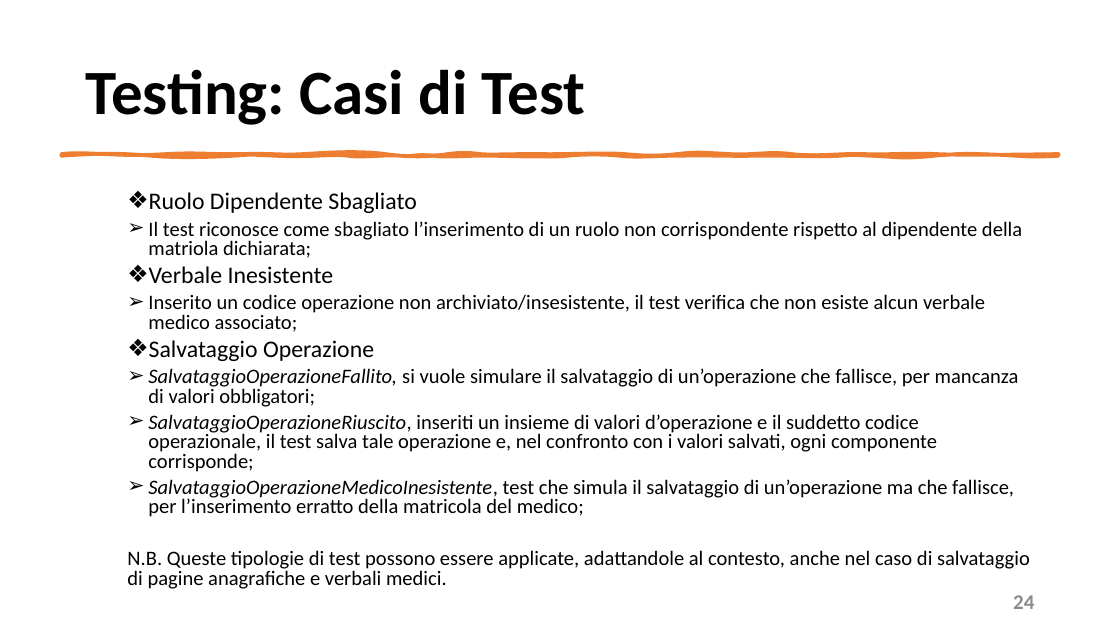
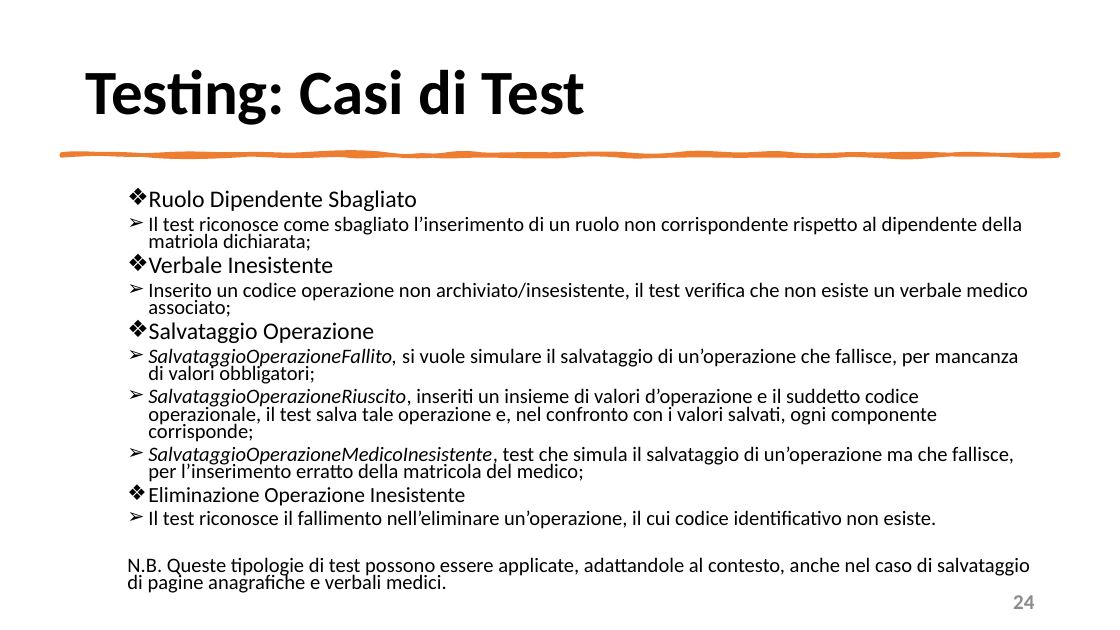
Before and after one commit to mangilimatteo/Progetto_Ingegneria_Software_Cattaneo_Mangili_Saini, a slide deck: slide 24 of Presentazione/Presentazione_Progetto.pptx. Drawn at 1120x630 pixels with LibreOffice and Linux fonts; fonts in the diff are those of the drawing. Boxes give left, top, right and bottom in pixels: in the first picture for what was removed or moved away, otherwise in the second. Text is boxed around its words. In the diff, an @@ line names an element or a change of style, - is before the commit and + after.

```diff
--- a/Presentazione/Presentazione_Progetto.pptx
+++ b/Presentazione/Presentazione_Progetto.pptx
@@ text at bbox=[127, 190, 1030, 593]: line spacing 0.8 to 0.7 @@
@@ text at bbox=[148, 282, 1027, 317]: text changed @@
-  ➢ Inserito un codice operazione non archiviato/insesistente, il test verifica che non esiste alcun verbale medico associato;
+  ➢ Inserito un codice operazione non archiviato/insesistente, il test verifica che non esiste un verbale medico associato;
@@ text at bbox=[148, 487, 937, 529]: paragraphs added @@
+  ❖ Eliminazione Operazione Inesistente
+  ➢ Il test riconosce il fallimento nell’eliminare un’operazione, il cui codice identificativo non esiste.
```
Also in this commit, not shown: 10 other slides changed, 1 other file.
